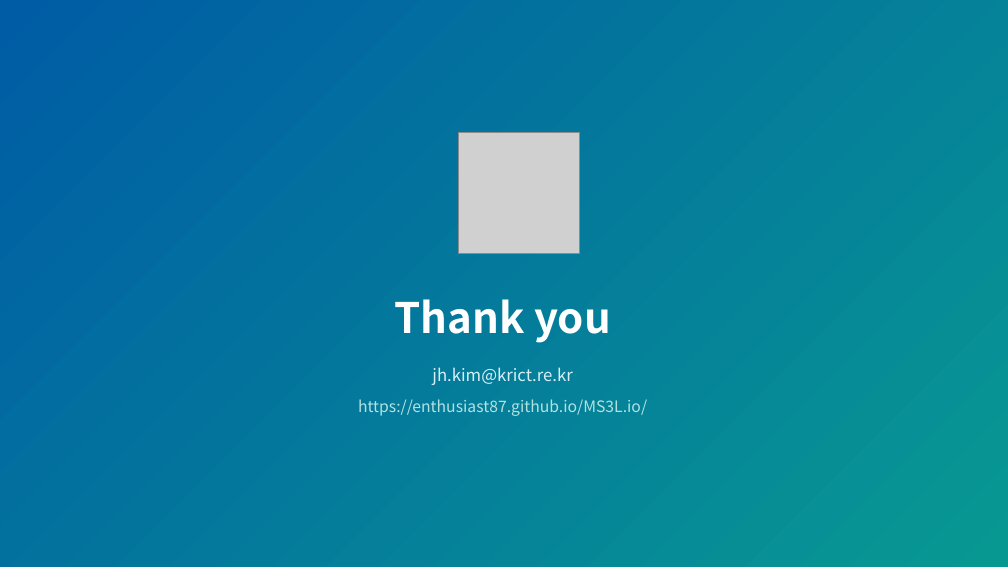
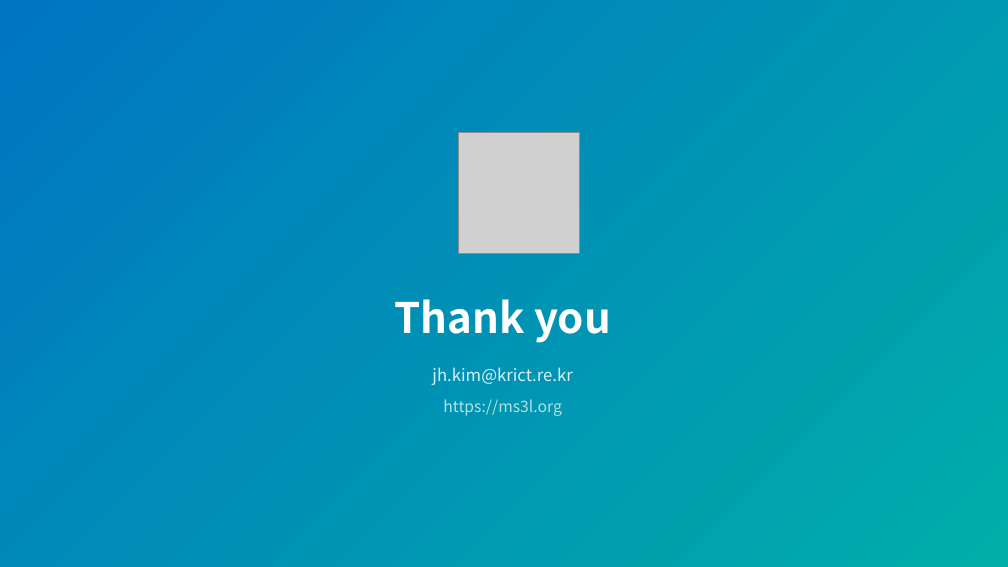
Before and after one commit to enthusiast87/MS3L.io, a slide deck: slide 6 of assets/templates/MS3L_presentation_template.pptx. Drawn at 1008x567 pixels with LibreOffice and Linux fonts; fonts in the diff are those of the drawing; grey boxes stand for pictures. Boxes give left, top, right and bottom in pixels: in the first picture for what was removed or moved away, otherwise in the second. Text is boxed around its words. In the diff, an @@ line names an element or a change of style, - is before the commit and + after.

```diff
--- a/assets/templates/MS3L_presentation_template.pptx
+++ b/assets/templates/MS3L_presentation_template.pptx
@@ rectangle at box(0, 0, 1008, 567): fill gradient #005CA5 to #089892 to gradient #0075C2 to #00ADA9 @@
@@ text at box(443, 399, 562, 416): text changed @@
-https://enthusiast87.github.io/MS3L.io/
+https://ms3l.org
```
Also in this commit, not shown: 5 other slides changed, 3 other files.
